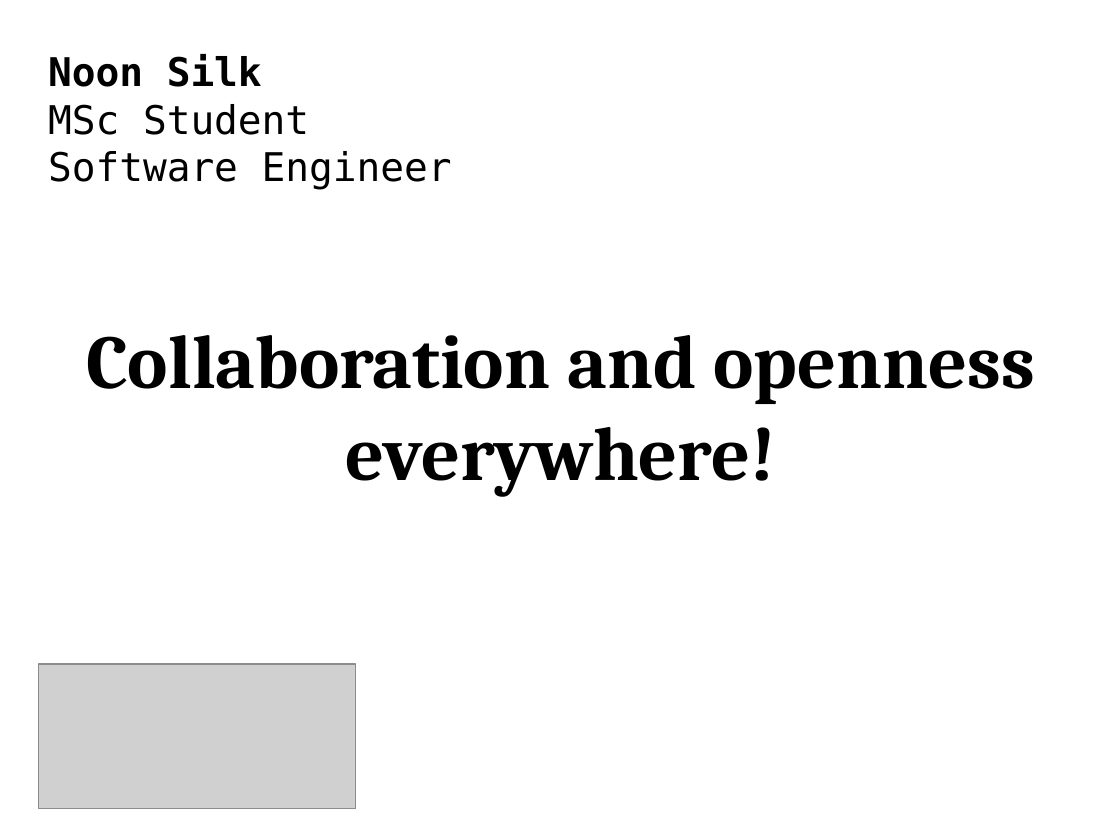
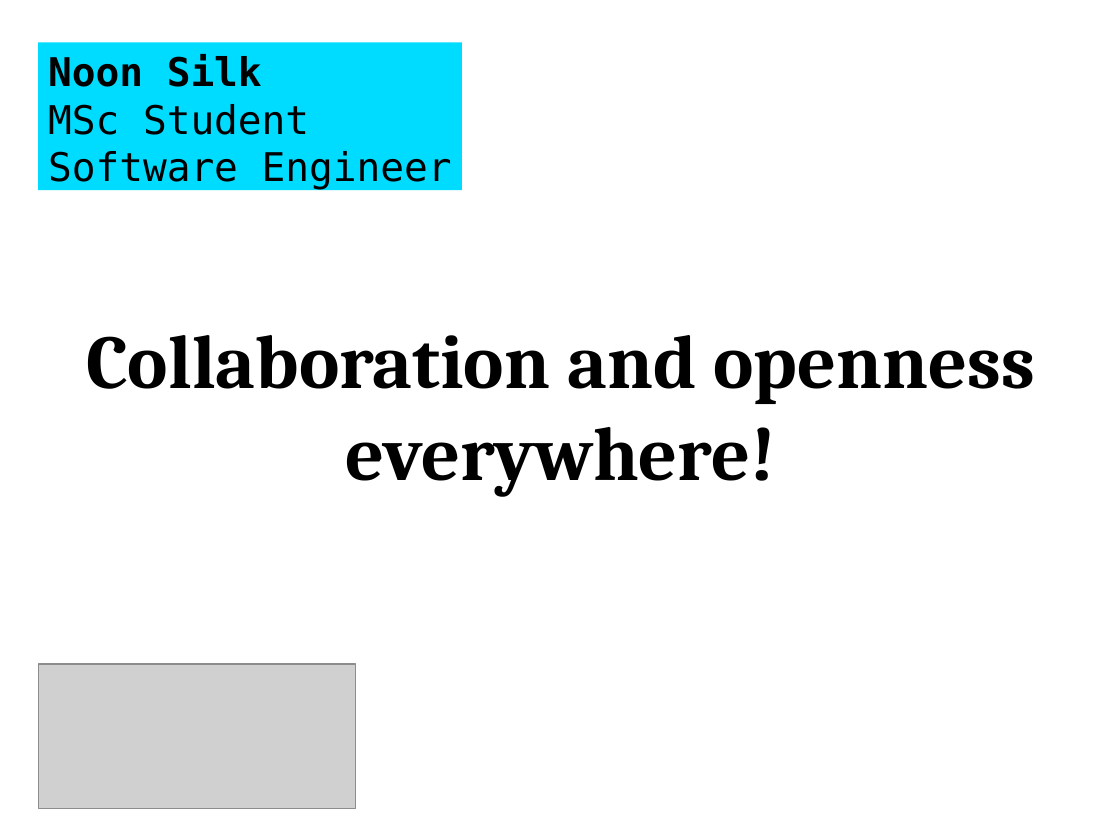
Before and after one commit to silky/public_or_perish_talk, a slide deck: slide 1 of talk.odp. Drawn at 1120x840 pixels with LibreOffice and Linux fonts; fonts in the diff are those of the drawing; grey boxes stand for pictures. Boxes give left, top, right and bottom in pixels: in the first picture for what was removed or moved away, otherwise in the second. Text is boxed around its words. In the diff, an @@ line names an element or a change of style, - is before the commit and + after.

```diff
--- a/talk.odp
+++ b/talk.odp
@@ rectangle "Noon Silk": place and size @@
-rectangle "Noon Silk" at [48, 54, 452, 190]
+rectangle "Noon Silk" at [38, 43, 461, 190]
@@ rectangle "Noon Silk" at [38, 43, 461, 190]: fill none to #00DCFF @@
```
Also in this commit, not shown: 2 other slides changed, 2 slides added, 1 slide removed, 1 other file.
